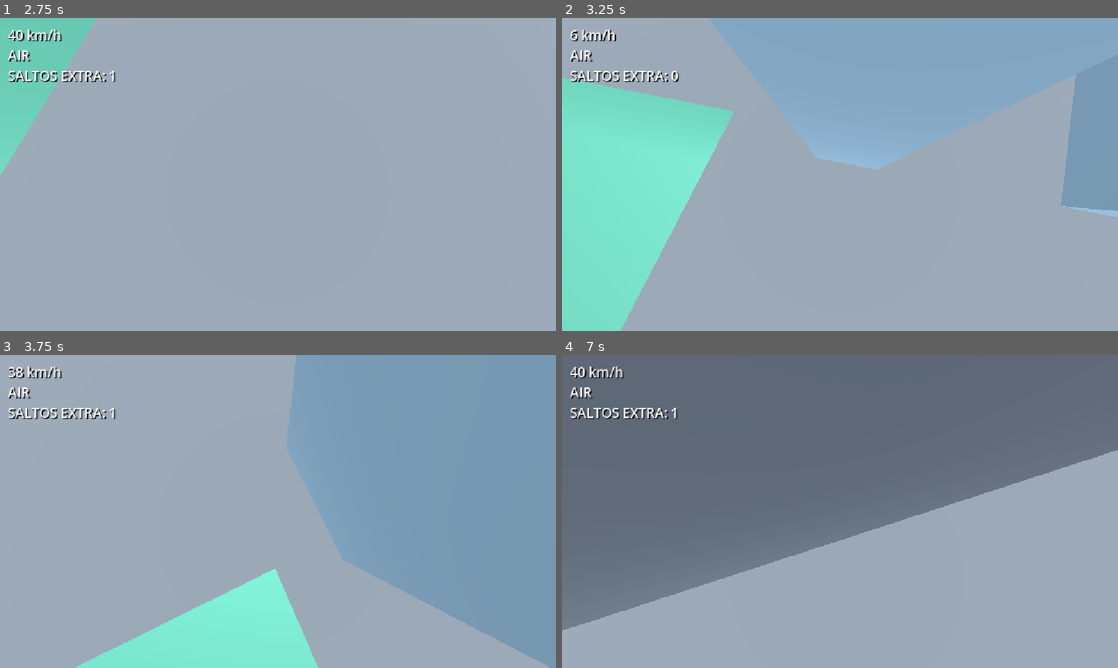
Above: before the commit, frames 1-4 (two rows, left to right).
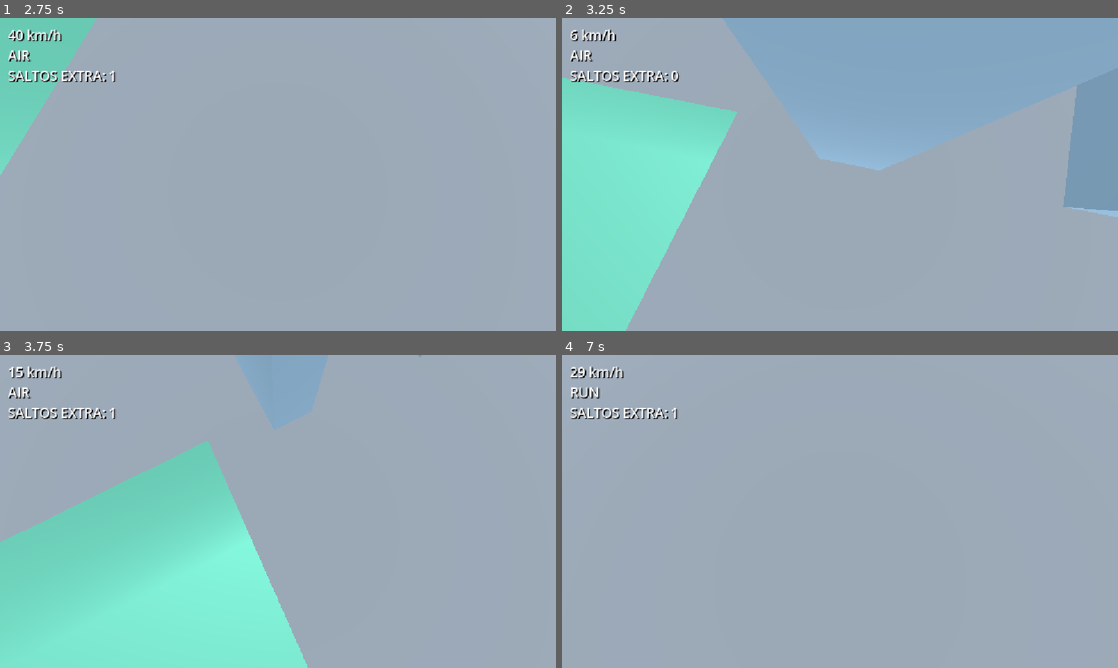
Above: after the commit, the same moments.

Repository: jado21/GameWIthGodot
Game: Godot game, scene res://test_arena.tscn
The game is run twice, just before and just after one commit, with the same random seed, the same clock (stepped at 60 frames per second) and the same inputs.
Inputs (mouse positions are in pixels of both pictures, inside the frame that each line leads up to):
- Up to frame 1 (2.75 s): tap Enter at 0.5 s; move the mouse to (305, 174) at 0.52 s; hold Space (jump) 0.53-1.28 s; hold W (move_forward) from 0.53 s (still down); move the mouse to (250, 174) at 1.27 s; tap Q (dash) at 1.35 s; tap Space (jump) at 1.52, 1.55, 1.82, 2.3 s; move the mouse to (289, 168) at 2.02 s; hold K (look_down) from 2.03 s (still down)
- Up to frame 2 (3.25 s): keep holding W (move_forward); move the mouse to (834, 180) at 2.77 s; release K (look_down) at 2.78 s; tap J (look_left) at 2.85 s; tap Space (jump) at 3.02, 3.05 s
- Up to frame 3 (3.75 s): keep holding W (move_forward); tap Space (jump) at 3.32 s; move the mouse to (316, 514) at 3.52 s; hold L (look_right) from 3.53 s (still down)
- Up to frame 4 (7 s): tap Space (jump) at 3.77, 3.8, 4.07, 4.52, 4.55, 4.82, 5.3, 6.02, 6.05, 6.32 s; move the mouse to (795, 508) at 4.27 s; release L (look_right) at 4.28 s; tap I (look_up) at 4.35 s; move the mouse to (845, 511) at 5.02 s; hold C (slide) 5.03-5.78 s; move the mouse to (817, 505) at 5.77 s; release W (move_forward) at 5.78 s; hold D (move_right) 5.78-6.53 s; tap Shift (sprint) at 5.85 s; move the mouse to (867, 511) at 6.52 s; hold W (move_forward) from 6.53 s (still down); hold Space (jump) from 6.53 s (still down); tap Ctrl at 6.6 s

Frame 1 is identical in both runs. In frame 2, 1.2% of the frame differs, in the area x 3-100%, y 0-100%; in frame 3, 58%; in frame 4, 59%, in the area x 0-100%, y 0-89%.

Commit message:
Jump rebot fixed

Diff:
--- a/scripts/player.gd
+++ b/scripts/player.gd
@@ -90,9 +90,13 @@
 			var wall_normal := _high_wall_normal()
 			if wall_jump_cooldown <= 0.0 and wall_normal != Vector3.ZERO:
 				_wall_jump(wall_normal, horizontal.length())
+				# Conserva el impulso recién calculado; no lo sustituyas por el previo.
+				horizontal = Vector3(velocity.x, 0.0, velocity.z)
 				jump_buffer = 0.0
 			elif extra_jumps > 0:
 				_double_jump(direction, horizontal)
+				# El doble salto también puede cambiar la velocidad horizontal.
+				horizontal = Vector3(velocity.x, 0.0, velocity.z)
 				jump_buffer = 0.0
 	if not was_on_floor:
 		velocity.y -= Config.GRAV * delta
